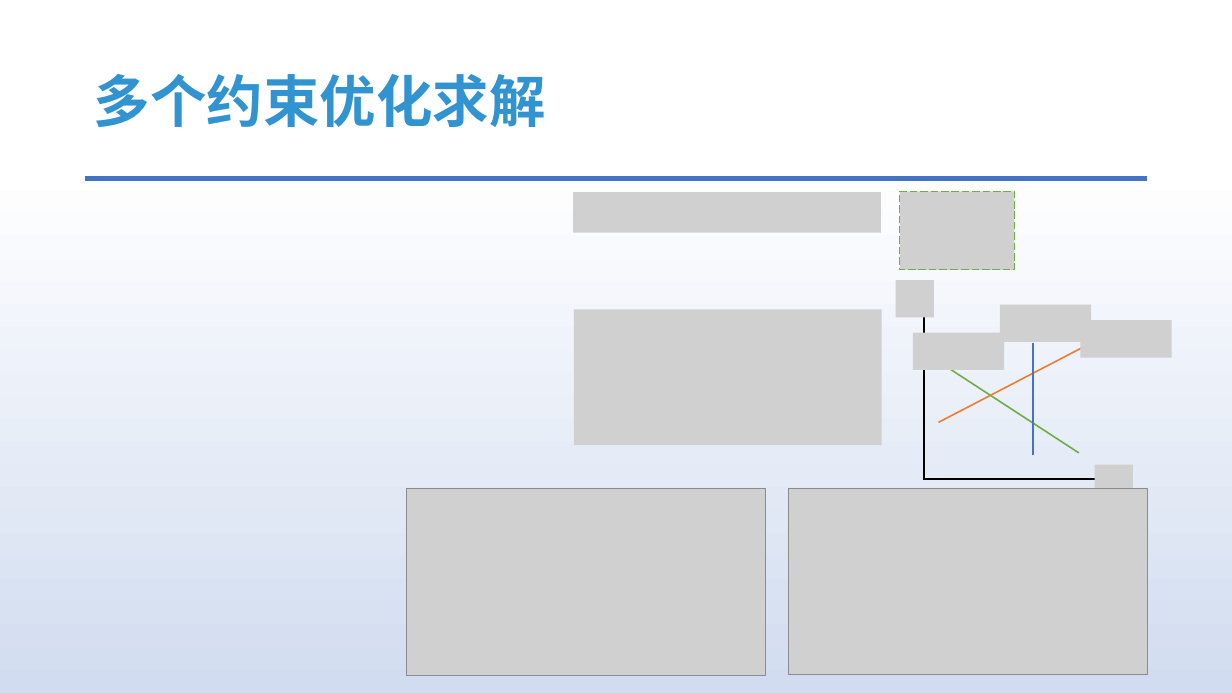
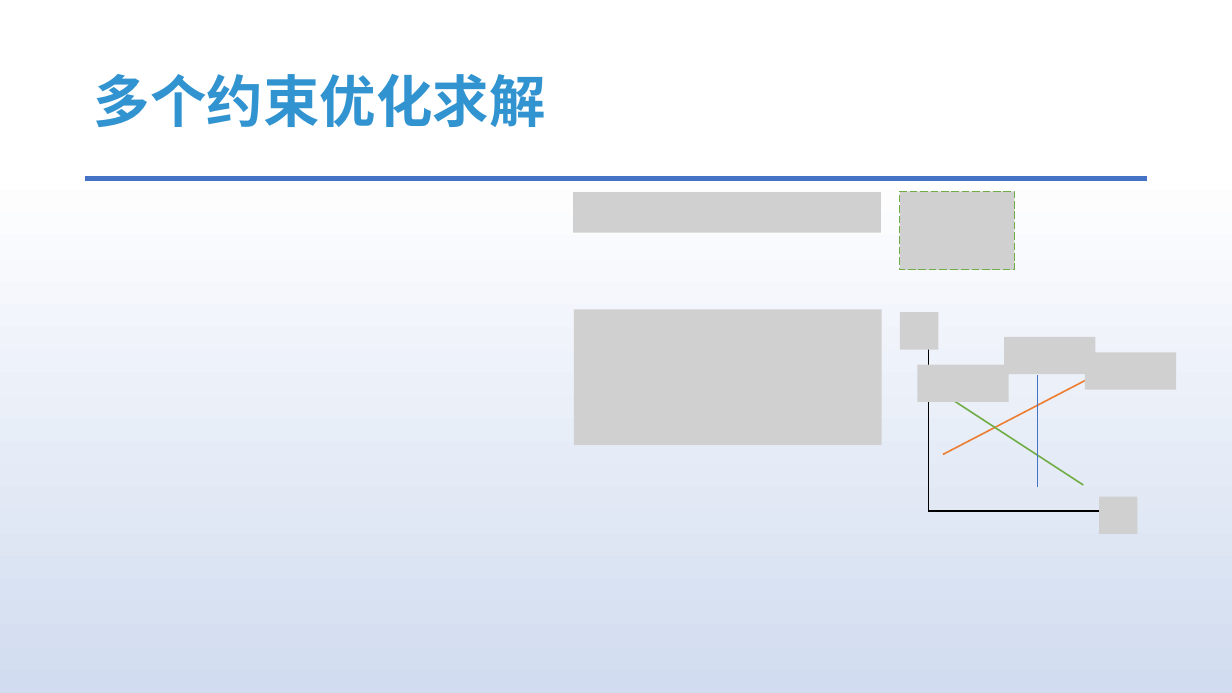
Before and after one commit to answerear/UnityFluid, a slide deck: slide 12 of doc/流体模拟入门分享-Part II.pptx. Drawn at 1232x693 pixels with LibreOffice and Linux fonts; fonts in the diff are those of the drawing; grey boxes stand for pictures. Boxes give left, top, right and bottom in pixels: in the first picture for what was removed or moved away, otherwise in the second. Text is boxed around its words. In the diff, an @@ line names an element or a change of style, - is before the commit and + after.

```diff
--- a/doc/流体模拟入门分享-Part II.pptx
+++ b/doc/流体模拟入门分享-Part II.pptx
@@ 5 pictures, 3 lines, 2 arrows: place and size @@
-5 pictures, 3 lines, 2 arrows at <box>896,280,1172,502</box>
+5 pictures, 3 lines, 2 arrows at <box>900,312,1177,534</box>
@@ picture removed at <box>407,489,766,676</box> @@
@@ picture removed at <box>788,489,1148,675</box> @@
```
Also in this commit, not shown: 7 other slides changed.
